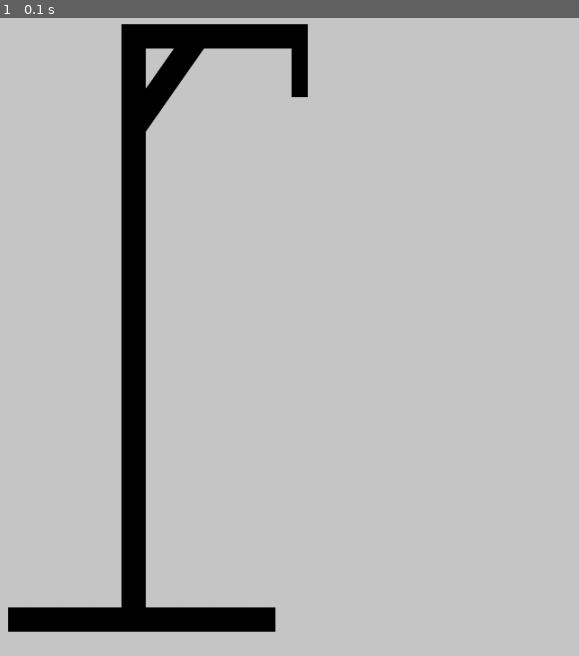
Above: before the commit, frame 1.
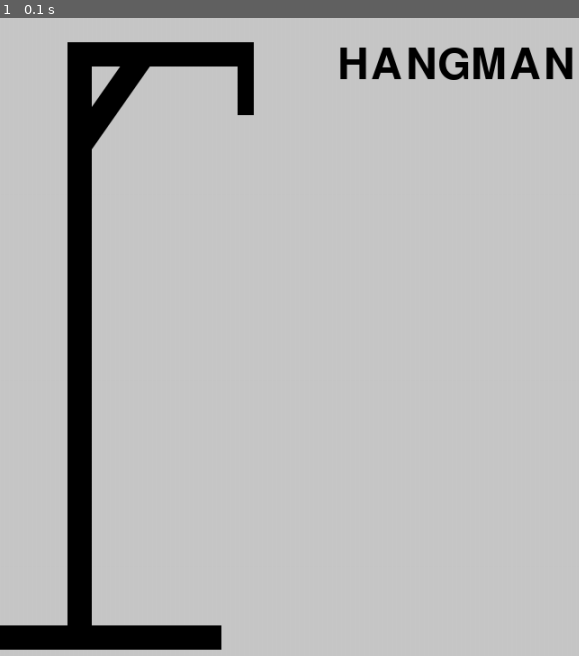
Above: after the commit, the same moment.

Repository: dorogit/pygame_collaboration
Game: pygame game, started from main.py
The game is run twice, just before and just after one commit, with the same random seed, the same clock (stepped at 60 frames per second) and the same inputs.
Inputs:
- Up to frame 1 (0.1 s): no input

The runs differ from the first frame. In frame 1, 14% of the frame differs, in the area x 0-99%, y 0-100%.

Commit message:
Update main.py

Diff:
--- a/main.py
+++ b/main.py
@@ -8,12 +8,16 @@
 gallow = pygame.image.load('gallow.png')
 screen.fill((200,200,200))
 Clock = pygame.time.Clock()
-pygame.display.update()
+screen.blit(gallow,((-60,20)))
+
 #music
 pygame.mixer.music.load('sound.mp3')
 pygame.mixer.music.play(-1)
 
 run= True
+font1 = pygame.font.Font(None, 70)
+img1 = font1.render('HANGMAN',True, (0,0,0))
+screen.blit(img1,(375,40))
 
 while run:
   event = pygame.event.wait()
@@ -22,4 +26,3 @@
     break
   pygame.display.update()
   Clock.tick(30)
-  screen.blit(gallow,((0,0)))
